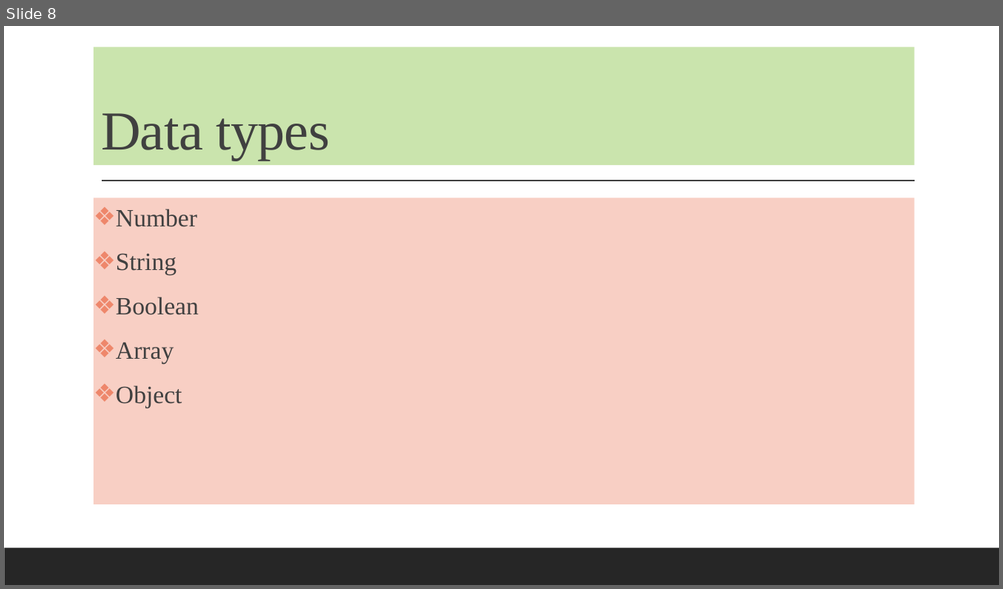
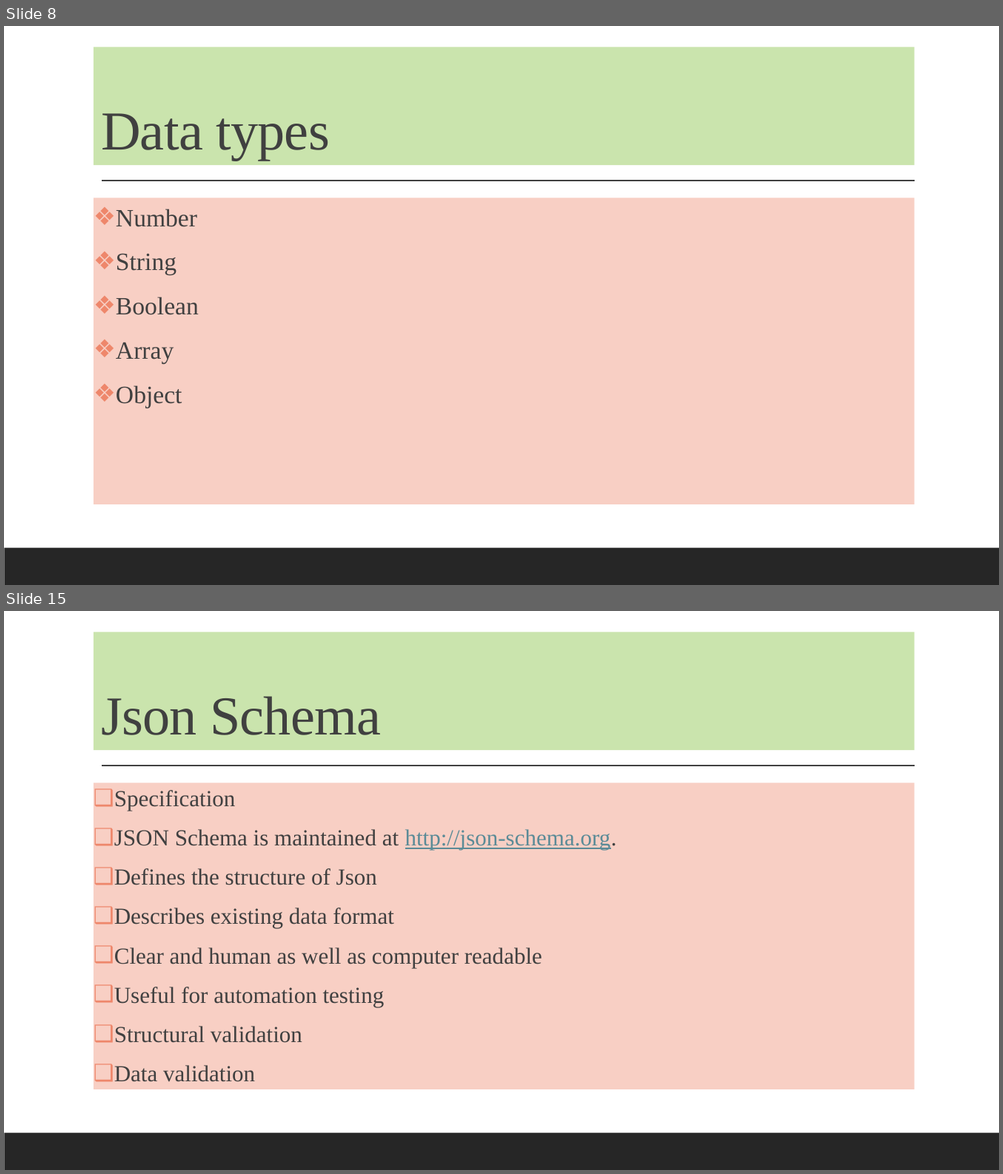
Before and after one commit to codefarm0/JSON, a slide deck: Json Tutorial.pptx. Shown one above the other, each under a label of ours: slide 8 before the commit, slides 8 and 15 after it; the slides between them are not shown. The pictures are 1003x589 and 1003x1174 pixels, drawn with LibreOffice and Linux fonts; fonts in the diff are those of the drawing. Boxes give left, top, right and bottom in pixels: in the first picture for what was removed or moved away, otherwise in the second. Text is boxed around its words. In the diff, an @@ line names an element or a change of style, - is before the commit and + after.

Commit message:
more about json

```diff
--- a/Json Tutorial.pptx
+++ b/Json Tutorial.pptx
@@ slide 15 added at box(4, 611, 999, 1170), background #FFFFFF; not listed: 2 template elements that a slide beside it also shows @@
@@ title added at box(94, 632, 914, 751), fill #CAE4AD, 53 pt, text #404040 @@
+Json Schema
@@ text added at box(94, 783, 914, 1090), fill #F8CFC4, 22.2 pt, text #404040 @@
+❑ Specification
+❑ JSON Schema is maintained at http://json-schema.org.
+❑ Defines the structure of Json
+❑ Describes existing data format
+❑ Clear and human as well as computer readable
+❑ Useful for automation testing
+❑ Structural validation
+❑ Data validation
```
Also in this commit, not shown: 12 other slides added, 15 other files.
